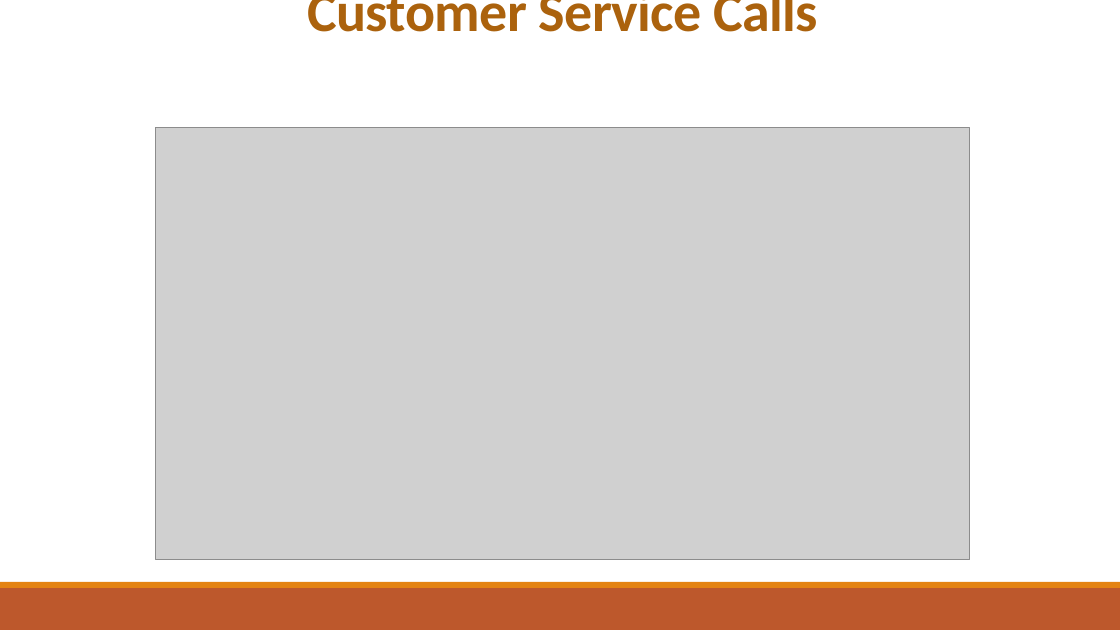
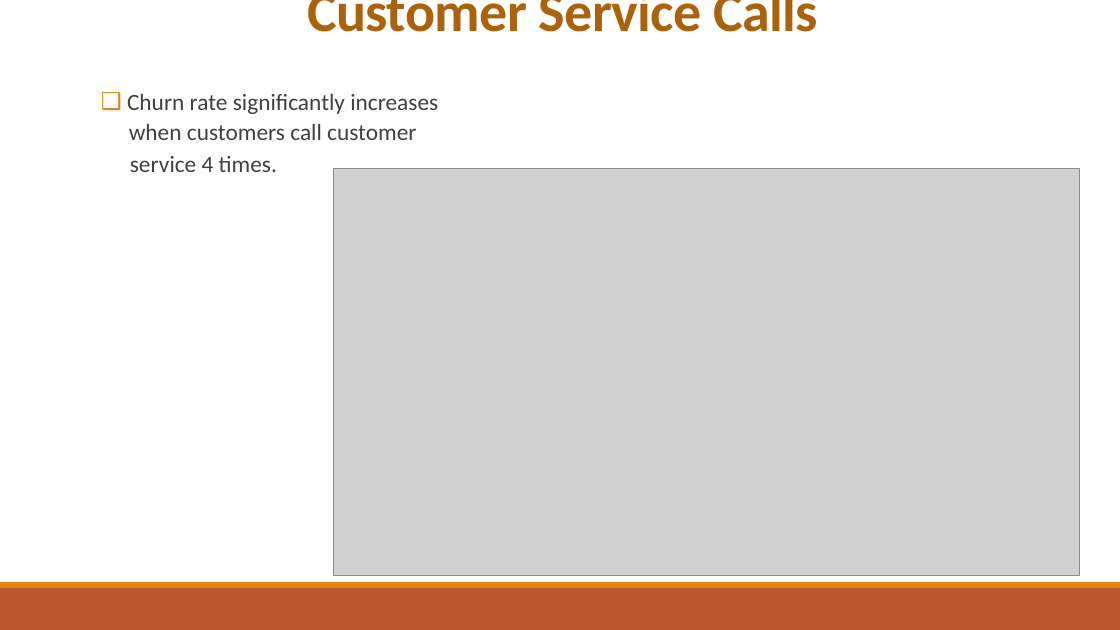
Before and after one commit to MHolthouser1024/dsc-phase-3-project-v2-3, a slide deck: slide 8 of Presentation.pptx. Drawn at 1120x630 pixels with LibreOffice and Linux fonts; fonts in the diff are those of the drawing; grey boxes stand for pictures. Boxes give left, top, right and bottom in pixels: in the first picture for what was removed or moved away, otherwise in the second. Text is boxed around its words. In the diff, an @@ line names an element or a change of style, - is before the commit and + after.

```diff
--- a/Presentation.pptx
+++ b/Presentation.pptx
@@ text added at (127,94,438,172), 20 pt, text #404040 @@
+❑ Churn rate significantly increases
+  when customers call customer
+  service 4 times.
@@ picture: place and size @@
-picture at (156,127,970,559)
+picture at (334,169,1079,576)
```
Also in this commit, not shown: 2 other slides changed.
